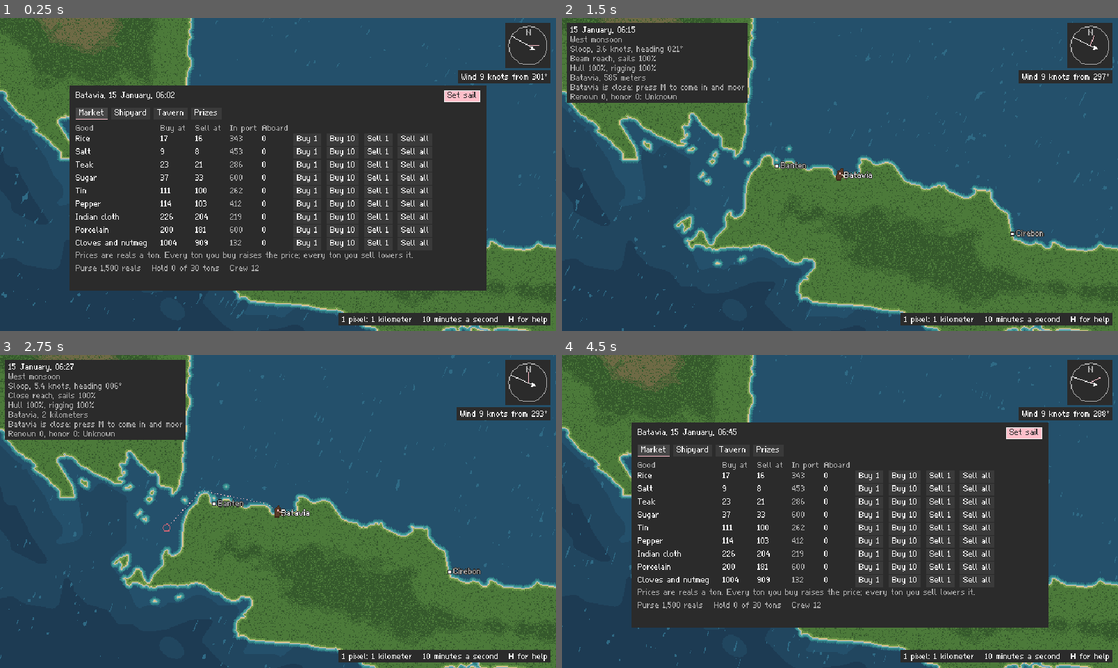
Above: before the commit, frames 1-4 (two rows, left to right).
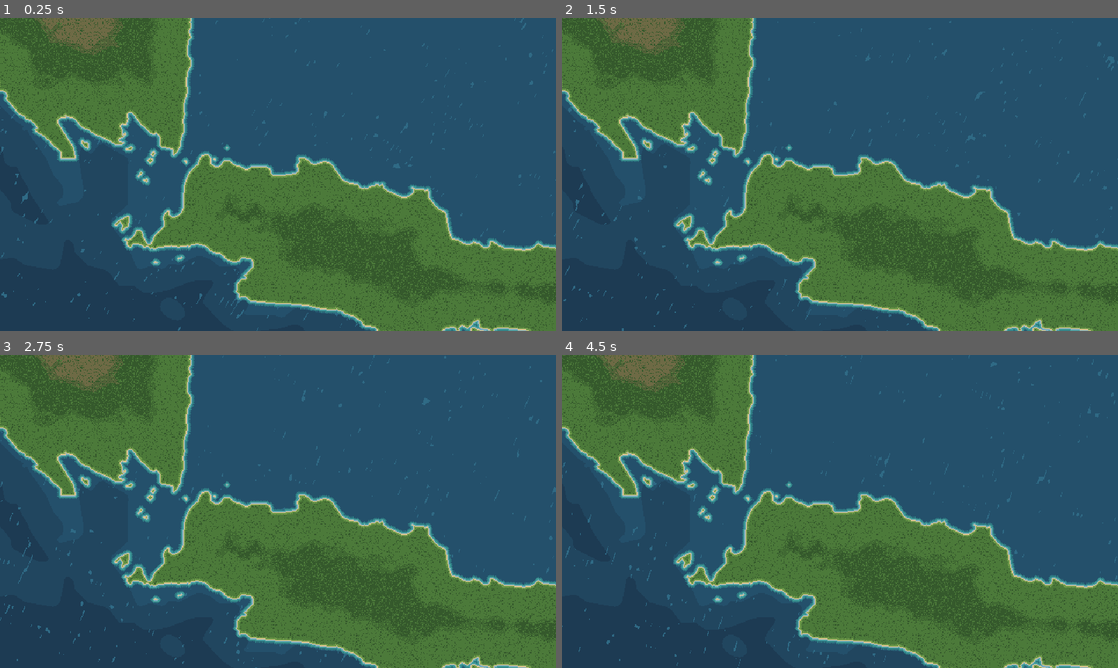
Above: after the commit, the same moments.

Repository: itriumid/felterra-nine-seas
Game: Godot game, scene res://game/main.tscn
Two runs of this game, one before a commit and one after it. Both use one fixed random seed, a clock stepped at 60 frames per second and the inputs below.
Inputs (mouse positions are in pixels of both pictures, inside the frame that each line leads up to):
- Up to frame 1 (0.25 s): no input
- Up to frame 2 (1.5 s): click (1023, 96) at 0.5 s, where only the run before the commit has a clickable "Set sail"; move the mouse to (962, 158) at 1.27 s; hold Right from 1.28 s (still down); tap G (board) at 1.35 s; click (962, 158) at 1.42 s
- Up to frame 3 (2.75 s): release Right at 2 s; drag from (166, 527) to (250, 574) at 2.02 s
- Up to frame 4 (4.5 s): move the mouse to (895, 442) at 2.77 s; hold Right 2.78-3.5 s; tap Space (fire) at 2.85 s; drag from (812, 574) to (673, 464) at 3.52 s; move the mouse to (1006, 558) at 4.27 s; hold Left from 4.28 s (still down); tap M (moor) at 4.35 s

The runs differ from the first frame. In frame 1, 53% of the frame differs, in the area x 12-99%, y 1-99%; in frame 2, 22%; in frame 3, 25%; in frame 4, 53%.
Error after the commit: Parse Error: Identifier "PixelFont" not declared in the current scope. (res://game/interface_drawing.gd:16)

Commit message:
Take the font from Itrium Pixel, as a submodule
The pixel font now lives in its own repository, itriumid/pixel-font, shared by the games. This
game's copy goes, and the font comes in as a git submodule at addons/itrium_pixel_font, pinned
to the font's first release. Every glyph is the same as before; the shared font adds < > → ←.
The glyph tests moved with the font; this game keeps its tests of how its interface writes
bearings, distances and money. Continuous Integration checks the submodule out.

Diff:
--- a/game/pixel_font.gd
+++ /dev/null
@@ -1,179 +0,0 @@
-class_name PixelFont
-extends RefCounted
-## Our own pixel font, drawn glyph by glyph so every letter lands on whole pixels at any scale.
-## Capitals and digits are 7 pixels tall, lowercase has a 5 pixel x-height, and descenders drop
-## 2 more. Glyphs are proportional: each is as wide as its longest row, plus a pixel of spacing.
-##
-## Each glyph is its rows from the top, separated by spaces: # is ink, . is paper.
-
-const ASCENT := 7
-const HEIGHT := 9
-const LINE_HEIGHT := 11
-const SPACE_WIDTH := 3
-const LETTER_SPACING := 1
-
-const GLYPHS := {
-	"A": ".###. #...# #...# ##### #...# #...# #...#",
-	"B": "####. #...# #...# ####. #...# #...# ####.",
-	"C": ".###. #...# #.... #.... #.... #...# .###.",
-	"D": "####. #...# #...# #...# #...# #...# ####.",
-	"E": "##### #.... #.... ####. #.... #.... #####",
-	"F": "##### #.... #.... ####. #.... #.... #....",
-	"G": ".###. #...# #.... #.### #...# #...# .####",
-	"H": "#...# #...# #...# ##### #...# #...# #...#",
-	"I": "### .#. .#. .#. .#. .#. ###",
-	"J": "..### ...#. ...#. ...#. ...#. #..#. .##..",
-	"K": "#...# #..#. #.#.. ##... #.#.. #..#. #...#",
-	"L": "#.... #.... #.... #.... #.... #.... #####",
-	"M": "#...# ##.## #.#.# #.#.# #...# #...# #...#",
-	"N": "#...# #...# ##..# #.#.# #..## #...# #...#",
-	"O": ".###. #...# #...# #...# #...# #...# .###.",
-	"P": "####. #...# #...# ####. #.... #.... #....",
-	"Q": ".###. #...# #...# #...# #.#.# #..#. .##.#",
-	"R": "####. #...# #...# ####. #.#.. #..#. #...#",
-	"S": ".###. #...# #.... .###. ....# #...# .###.",
-	"T": "##### ..#.. ..#.. ..#.. ..#.. ..#.. ..#..",
-	"U": "#...# #...# #...# #...# #...# #...# .###.",
-	"V": "#...# #...# #...# #...# #...# .#.#. ..#..",
-	"W": "#...# #...# #...# #.#.# #.#.# #.#.# .#.#.",
-	"X": "#...# #...# .#.#. ..#.. .#.#. #...# #...#",
-	"Y": "#...# #...# .#.#. ..#.. ..#.. ..#.. ..#..",
-	"Z": "##### ....# ...#. ..#.. .#... #.... #####",
-	"a": ".... .... .##. ...# .### #..# .###",
-	"b": "#... #... ###. #..# #..# #..# ###.",
-	"c": "... ... .## #.. #.. #.. .##",
-	"d": "...# ...# .### #..# #..# #..# .###",
-	"e": ".... .... .##. #..# #### #... .###",
-	"f": "..# .#. ### .#. .#. .#. .#.",
-	"g": ".... .... .### #..# #..# #..# .### ...# .##.",
-	"h": "#... #... ###. #..# #..# #..# #..#",
-	"i": "# . # # # # #",
-	"j": "..# ... ..# ..# ..# ..# ..# ..# ##.",
-	"k": "#... #... #..# #.#. ##.. #.#. #..#",
-	"l": "#. #. #. #. #. #. .#",
-	"m": "..... ..... ####. #.#.# #.#.# #.#.# #.#.#",
-	"n": ".... .... ###. #..# #..# #..# #..#",
-	"o": ".... .... .##. #..# #..# #..# .##.",
-	"p": ".... .... ###. #..# #..# #..# ###. #... #...",
-	"q": ".... .... .### #..# #..# #..# .### ...# ...#",
-	"r": "... ... #.# ##. #.. #.. #..",
-	"s": ".... .... .### #... .##. ...# ###.",
-	"t": ".#. .#. ### .#. .#. .#. ..#",
-	"u": ".... .... #..# #..# #..# #..# .###",
-	"v": "..... ..... #...# #...# .#.#. .#.#. ..#..",
-	"w": "..... ..... #...# #...# #.#.# #.#.# .#.#.",
-	"x": ".... .... #..# #..# .##. #..# #..#",
-	"y": ".... .... #..# #..# #..# #..# .### ...# .##.",
-	"z": ".... .... #### ...# .##. #... ####",
-	"0": ".##. #..# #..# #..# #..# #..# .##.",
-	"1": ".#. ##. .#. .#. .#. .#. ###",
-	"2": ".##. #..# ...# ..#. .#.. #... ####",
-	"3": "###. ...# ...# .##. ...# ...# ###.",
-	"4": "..#. .##. #.#. #..# #### ...# ...#",
-	"5": "#### #... ###. ...# ...# #..# .##.",
-	"6": ".##. #... #... ###. #..# #..# .##.",
-	"7": "#### ...# ..#. ..#. .#.. .#.. .#..",
-	"8": ".##. #..# #..# .##. #..# #..# .##.",
-	"9": ".##. #..# #..# .### ...# ...# .##.",
-	".": ". . . . . . #",
-	",": ". . . . . . # # .",
-	":": ". . # . . . #",
-	";": ". . # . . . # # .",
-	"!": "# # # # # . #",
-	"?": ".##. #..# ...# ..#. .#.. .... .#..",
-	"'": "# # . . . . .",
-	"\"": "#.# #.# ... ... ... ... ...",
-	"-": "... ... ... ### ... ... ...",
-	"+": "... ... .#. ### .#. ... ...",
-	"=": "... ... ### ... ### ... ...",
-	"/": "...# ...# ..#. .#.. #... #... ....",
-	"(": ".# #. #. #. #. #. .#",
-	")": "#. .# .# .# .# .# #.",
-	"%": "##..# ##.#. ...#. ..#.. .#... .#.## #..##",
-	"°": ".#. #.# .#. ... ... ... ...",
-	"×": "..... #...# .#.#. ..#.. .#.#. #...# .....",
-}
-
-static var _texture: ImageTexture
-static var _regions := {}
-static var _font_file: FontFile
-
-
-## Width in pixels of a line of text.
-static func width(text: String) -> int:
-	_ensure_built()
-	var total := 0
-	for character in text:
-		total += _advance(character)
-	return maxi(total - LETTER_SPACING, 0)
-
-
-## Draws a line of text with its top-left corner at the given point.
-static func draw(canvas: CanvasItem, top_left: Vector2, text: String, color: Color) -> void:
-	_ensure_built()
-	var cursor := top_left.floor()
-	for character in text:
-		var region: Rect2 = _regions.get(character, _regions["?"]) if character != " " else Rect2()
-		if region.size.x > 0.0:
-			canvas.draw_texture_rect_region(_texture, Rect2(cursor, region.size), region, color)
-		cursor.x += _advance(character)
-
-
-static func _advance(character: String) -> int:
-	if character == " ":
-		return SPACE_WIDTH + LETTER_SPACING
-	var region: Rect2 = _regions.get(character, _regions["?"])
-	return int(region.size.x) + LETTER_SPACING
-
-
-## Paints every glyph white into one strip, once, so drawing is one textured rectangle per
-## letter and color comes from modulation.
-static func _ensure_built() -> void:
-	if _texture != null:
-		return
-	var total_width := 0
-	for character: String in GLYPHS:
-		total_width += glyph_rows(character)[0].length() + 1
-	var image := Image.create_empty(total_width, HEIGHT, false, Image.FORMAT_RGBA8)
-	var x := 0
-	for character: String in GLYPHS:
-		var rows := glyph_rows(character)
-		var glyph_width := rows[0].length()
-		for y in rows.size():
-			for column in glyph_width:
-				if rows[y][column] == "#":
-					image.set_pixel(x + column, y, Color.WHITE)
-		_regions[character] = Rect2(x, 0, glyph_width, HEIGHT)
-		x += glyph_width + 1
-	_texture = ImageTexture.create_from_image(image)
-
-
-## The same glyphs as a Godot font, so buttons, labels and anything else in Godot's interface
-## can use it. A fixed-size bitmap font: glyphs are indexed by their character code.
-static func font() -> FontFile:
-	if _font_file != null:
-		return _font_file
-	_ensure_built()
-	var file := FontFile.new()
-	var size := Vector2i(HEIGHT, 0)
-	file.fixed_size = HEIGHT
-	file.fixed_size_scale_mode = TextServer.FIXED_SIZE_SCALE_INTEGER_ONLY
-	file.antialiasing = TextServer.FONT_ANTIALIASING_NONE
-	file.set_cache_ascent(0, HEIGHT, ASCENT)
-	file.set_cache_descent(0, HEIGHT, HEIGHT - ASCENT)
-	file.set_texture_image(0, size, 0, _texture.get_image())
-	for character: String in GLYPHS:
-		var code := character.unicode_at(0)
-		var region: Rect2 = _regions[character]
-		file.set_glyph_advance(0, HEIGHT, code, Vector2(region.size.x + LETTER_SPACING, 0.0))
-		file.set_glyph_offset(0, size, code, Vector2(0.0, -ASCENT))
-		file.set_glyph_size(0, size, code, region.size)
-		file.set_glyph_uv_rect(0, size, code, region)
-		file.set_glyph_texture_idx(0, size, code, 0)
-	file.set_glyph_advance(0, HEIGHT, " ".unicode_at(0), Vector2(SPACE_WIDTH + LETTER_SPACING, 0.0))
-	_font_file = file
-	return file
-
-
-static func glyph_rows(character: String) -> PackedStringArray:
-	return (GLYPHS[character] as String).split(" ")
--- a/tests/test_pixel_font.gd
+++ b/tests/test_interface_text.gd
@@ -1,28 +1,6 @@
 extends TestCase
-## Glyphs are typed by hand, so a dropped dot or row would silently misdraw a letter.
-
-
-func test_every_glyph_is_a_clean_rectangle() -> void:
-	for character: String in PixelFont.GLYPHS:
-		var rows := PixelFont.glyph_rows(character)
-		check(rows.size() == PixelFont.ASCENT or rows.size() == PixelFont.HEIGHT,
-			"%s has %d rows" % [character, rows.size()])
-		for row in rows:
-			check(row.length() == rows[0].length(), "%s has rows of different widths" % character)
-			check(row.replace("#", "").replace(".", "").is_empty(), "%s has a stray character" % character)
-
-
-func test_the_display_never_falls_back_to_a_question_mark() -> void:
-	# Everything the heads-up display can print, including the symbols.
-	var used := "ABCDEFGHIJKLMNOPQRSTUVWXYZabcdefghijklmnopqrstuvwxyz0123456789.,:!?'-+/()%°×"
-	for character in used:
-		check(PixelFont.GLYPHS.has(character), "no glyph for %s" % character)
-
-
-func test_width_adds_letter_spacing_between_glyphs() -> void:
-	check(PixelFont.width("I") == 3, "I was %d wide" % PixelFont.width("I"))
-	check(PixelFont.width("II") == 7, "II was %d wide" % PixelFont.width("II"))
-	check(PixelFont.width("") == 0, "empty text had width")
+## How the display writes bearings, distances and money. The font's own tests live with the
+## font, in itriumid/pixel-font.
 
 
 func test_bearings_read_000_to_359() -> void:
Not shown, removed: game/pixel_font.gd.uid
Not shown, added: tests/test_interface_text.gd.uid
Not shown, removed: tests/test_pixel_font.gd.uid
Not shown, changed: .github/workflows/test.yml
Not shown, added: .gitmodules
Not shown, changed: AGENTS.md
Not shown, changed: README.md
